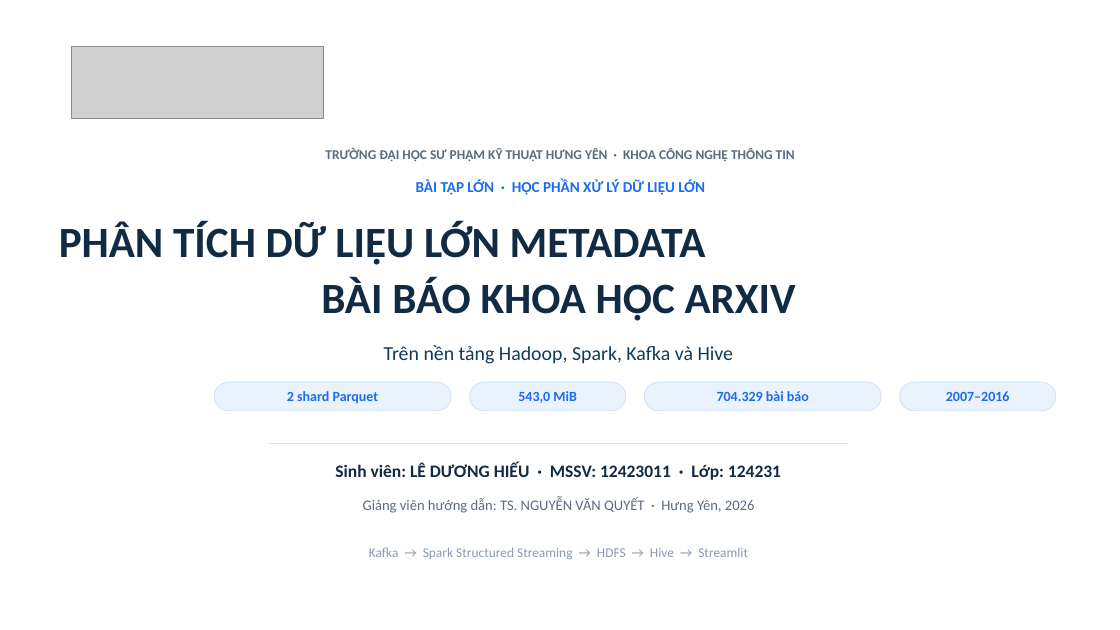
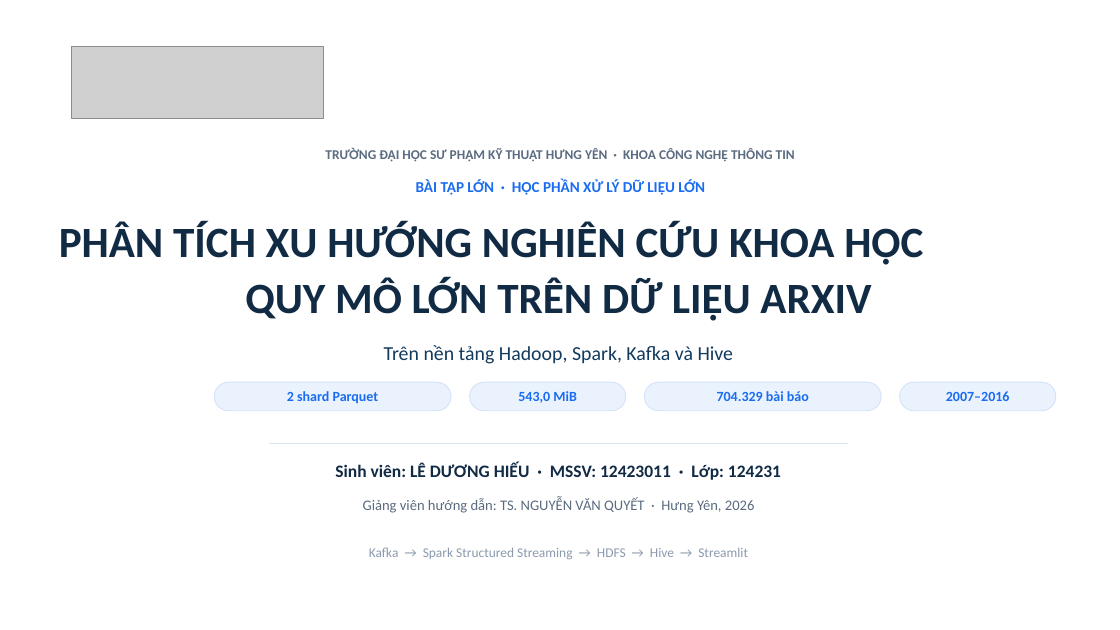
Before and after one commit to LDH-LeHieu18012005/arXiv-Big-Data-Platform, a slide deck: slide 1 of Slide Thuyết trình Xử lý Dữ liệu lớn - Lê Dương Hiếu.pptx. Drawn at 1120x630 pixels with LibreOffice and Linux fonts; fonts in the diff are those of the drawing; grey boxes stand for pictures. Boxes give left, top, right and bottom in pixels: in the first picture for what was removed or moved away, otherwise in the second. Text is boxed around its words. In the diff, an @@ line names an element or a change of style, - is before the commit and + after.

```diff
--- a/Slide Thuyết trình Xử lý Dữ liệu lớn - Lê Dương Hiếu.pptx
+++ b/Slide Thuyết trình Xử lý Dữ liệu lớn - Lê Dương Hiếu.pptx
@@ text at <box>59,221,923,321</box>: text changed @@
-PHÂN TÍCH DỮ LIỆU LỚN METADATA
-BÀI BÁO KHOA HỌC ARXIV
+PHÂN TÍCH XU HƯỚNG NGHIÊN CỨU KHOA HỌC
+QUY MÔ LỚN TRÊN DỮ LIỆU ARXIV
```
Also in this commit, not shown: 13 other files.
